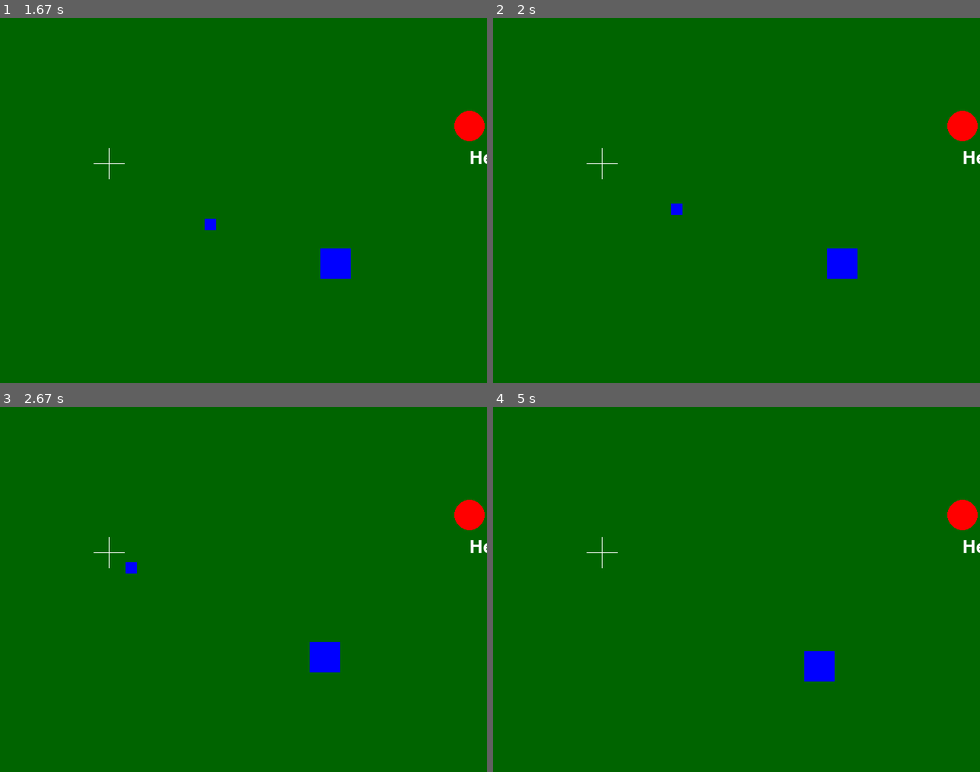
Above: before the commit, frames 1-4 (two rows, left to right).
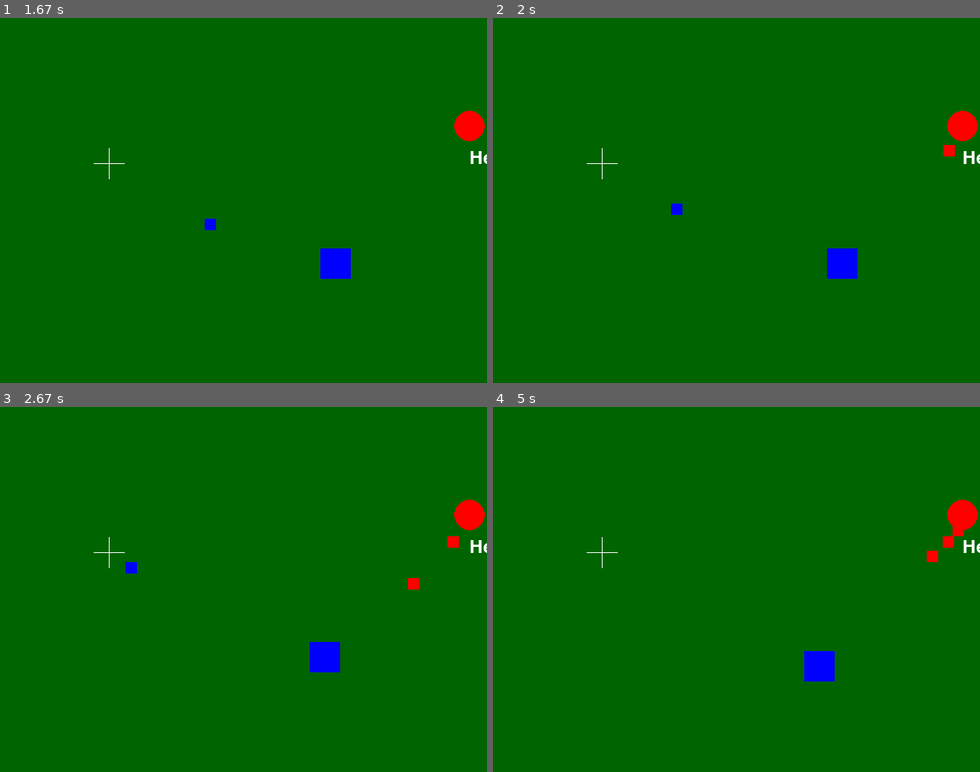
Above: after the commit, the same moments.

Repository: limboden/pygame-playground
Game: pygame game, started from 2DGame.py
Two runs of this game, one before a commit and one after it. Both use one fixed random seed, a clock stepped at 60 frames per second and the inputs below.
Inputs:
- Up to frame 1 (1.67 s): click "Shooting Range" at 0.38 s; hold D 0.67-1.13 s; hold W 1.17-1.47 s; hold D from 1.5 s (still down)
- Up to frame 2 (2 s): release D at 1.97 s
- Up to frame 3 (2.67 s): hold A 2-2.53 s; hold S from 2.57 s (still down)
- Up to frame 4 (5 s): release S at 2.87 s; hold A 2.9-3.3 s; hold W 3.33-3.7 s; hold D 3.73-4.37 s; hold S 4.4-4.77 s; hold A from 4.8 s (still down)
The pictures show only the part of the screen within x 20-70%, y 17-67%; the shares and areas given below are measured in that part.

Frame 1 is identical in both runs. In frame 2, less than 0.1% of the frame differs, in the area x 92-95%, y 34-38%; in frame 3, 0.1%; in frame 4, 0.2%, in the area x 89-97%, y 32-43%.

Commit message:
target shoots back
target shoots back at player, and terminal prints player hit if the player got hit. Will implement health next

Diff:
--- a/2DGame.py
+++ b/2DGame.py
@@ -229,6 +229,9 @@
     fire_rate = 100  # 10 game loops
     last_fire = 0
 
+    # Set up the targets' projectiles
+    target_projectiles = []
+
     while True:
         for event in pygame.event.get():
             if event.type == pygame.QUIT:
@@ -280,6 +283,24 @@
                     circle_health -= damage
                     del projectiles[i]
 
+        # Move the targets' projectiles
+        for i, projectile in enumerate(target_projectiles):
+            projectile[0] += projectile[2]
+            projectile[1] += projectile[3]
+            if projectile[0] < 0 or projectile[0] > WIDTH or projectile[1] < 0 or projectile[1] > HEIGHT:
+                del target_projectiles[i]
+            else:
+                projectile_rect = pygame.Rect(projectile[0], projectile[1], PROJECTILE_SIZE, PROJECTILE_SIZE)
+                if projectile_rect.colliderect(RECT):
+                    # Handle collision with the player
+                    print("Player hit!")
+                    del target_projectiles[i]
+
+        # Make the targets shoot back
+        if random.random() < 0.01:  # 1% chance to shoot each game loop
+            angle = math.atan2(RECT.centery - circle_y, RECT.centerx - circle_x)
+            target_projectiles.append([circle_x, circle_y, math.cos(angle) * PROJECTILE_SPEED, math.sin(angle) * PROJECTILE_SPEED])
+
         # Respawn the circle if its health is 0
         if circle_health <= 0:
             circle_x = random.randint(WIDTH // 10, WIDTH - WIDTH // 10)
@@ -308,6 +329,10 @@
         for projectile in projectiles:
             pygame.draw.rect(SCREEN, (0, 0, 255), pygame.Rect(projectile[0], projectile[1], PROJECTILE_SIZE, PROJECTILE_SIZE))
 
+        # Draw the targets' projectiles
+        for projectile in target_projectiles:
+            pygame.draw.rect(SCREEN, (255, 0, 0), pygame.Rect(projectile[0], projectile[1], PROJECTILE_SIZE, PROJECTILE_SIZE))
+
         # Draw the exit button
         pygame.draw.rect(SCREEN, (200, 200, 200), exit_button_rect)
         SCREEN.blit(exit_text, exit_text_rect)
